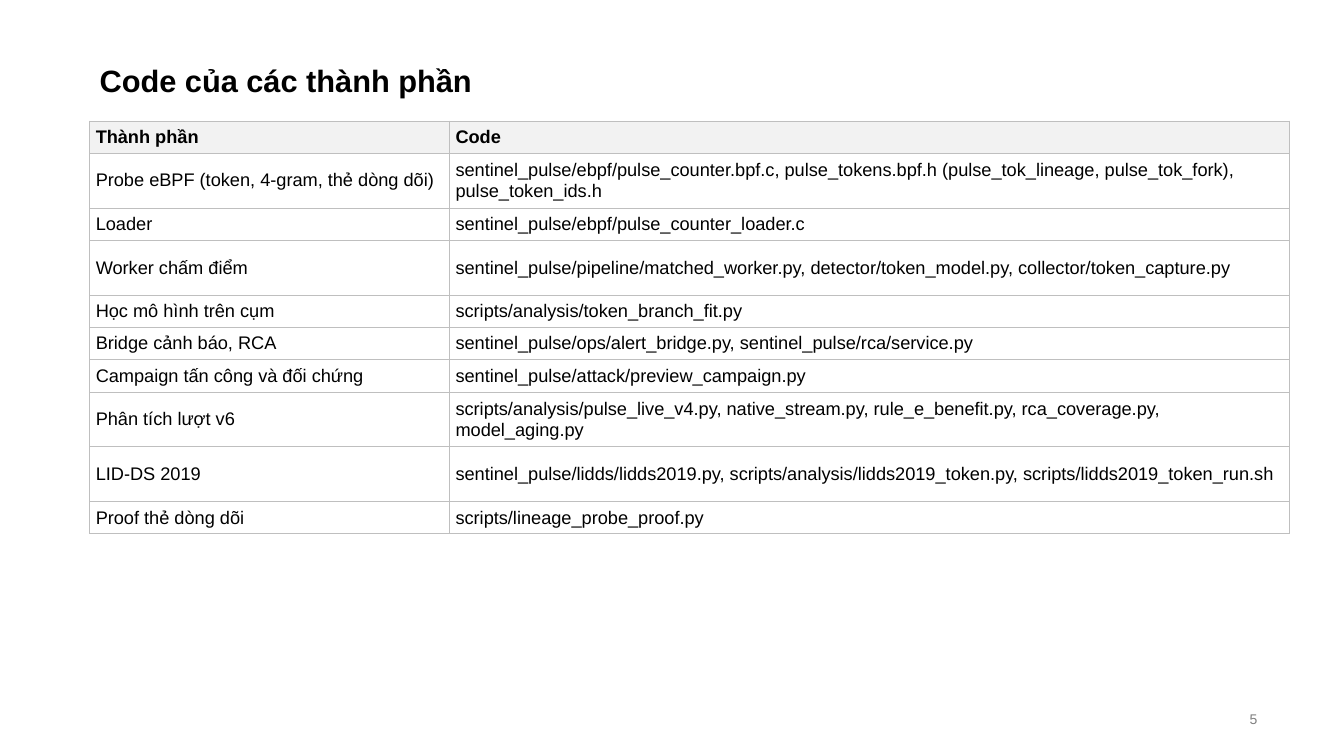
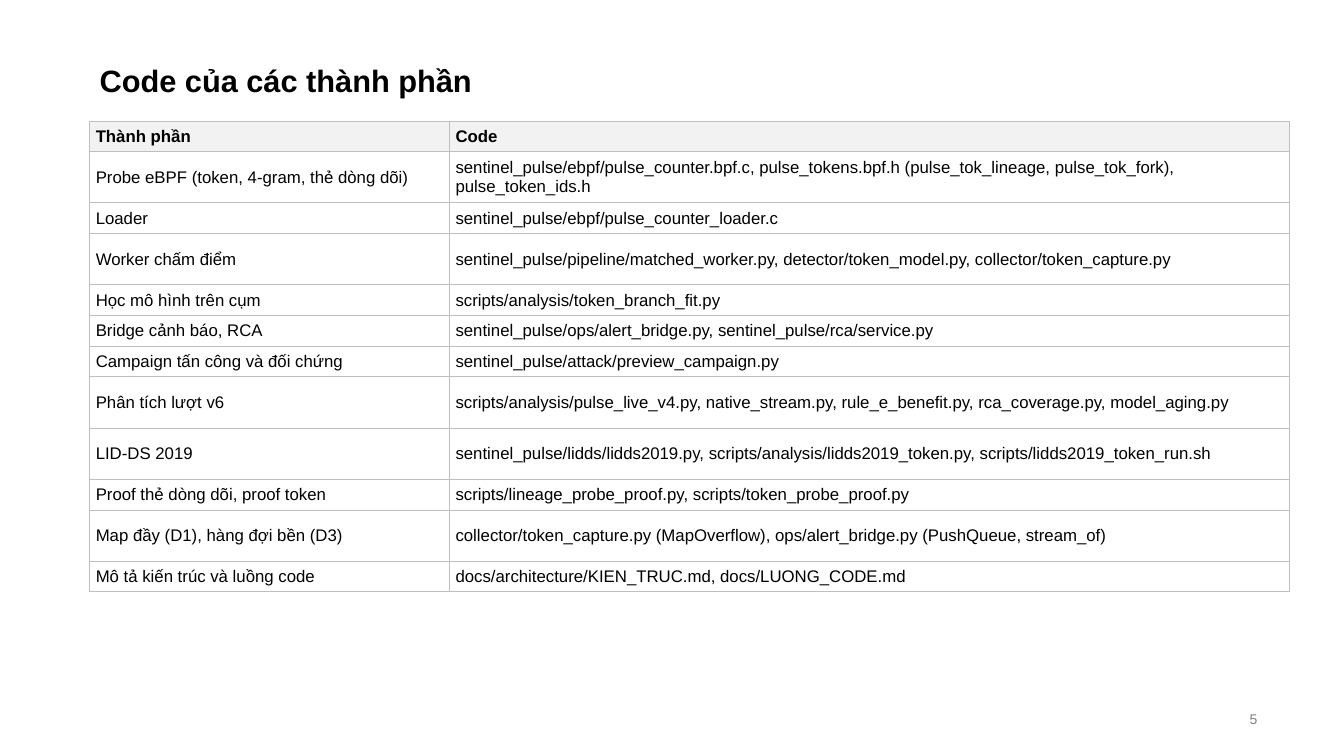
Before and after one commit to tndat-dev/eBPF-project, a slide deck: slide 5 of docs/Slide-runtime_security(20_11).pptx. Drawn at 1344x756 pixels with LibreOffice and Linux fonts; fonts in the diff are those of the drawing. Boxes give left, top, right and bottom in pixels: in the first picture for what was removed or moved away, otherwise in the second. Text is boxed around its words. In the diff, an @@ line names an element or a change of style, - is before the commit and + after.

Commit message:
Progress report (22 pages) and slides (24) 13/11-20/11 updated: lidds-ml-v5-t3 (amendment 1, with its disclosures), improvement-round-v1 D1-D18, the final live run (design, rehearsal, status 309/945 at 19/11 22:41), the new architecture figures, progress and questions; WORKLOG

```diff
--- a/docs/Slide-runtime_security(20_11).pptx
+++ b/docs/Slide-runtime_security(20_11).pptx
@@ table at [90,121,1290,592] @@
-row 10: Proof thẻ dòng dõi | scripts/lineage_probe_proof.py
+row 10: Proof thẻ dòng dõi, proof token | scripts/lineage_probe_proof.py, scripts/token_probe_proof.py
+row 11: Map đầy (D1), hàng đợi bền (D3) | collector/token_capture.py (MapOverflow), ops/alert_bridge.py (PushQueue, stream_of)
+row 12: Mô tả kiến trúc và luồng code | docs/architecture/KIEN_TRUC.md, docs/LUONG_CODE.md
```
Also in this commit, not shown: 8 other slides changed, 5 slides added, 1 slide removed, 5 other files.
